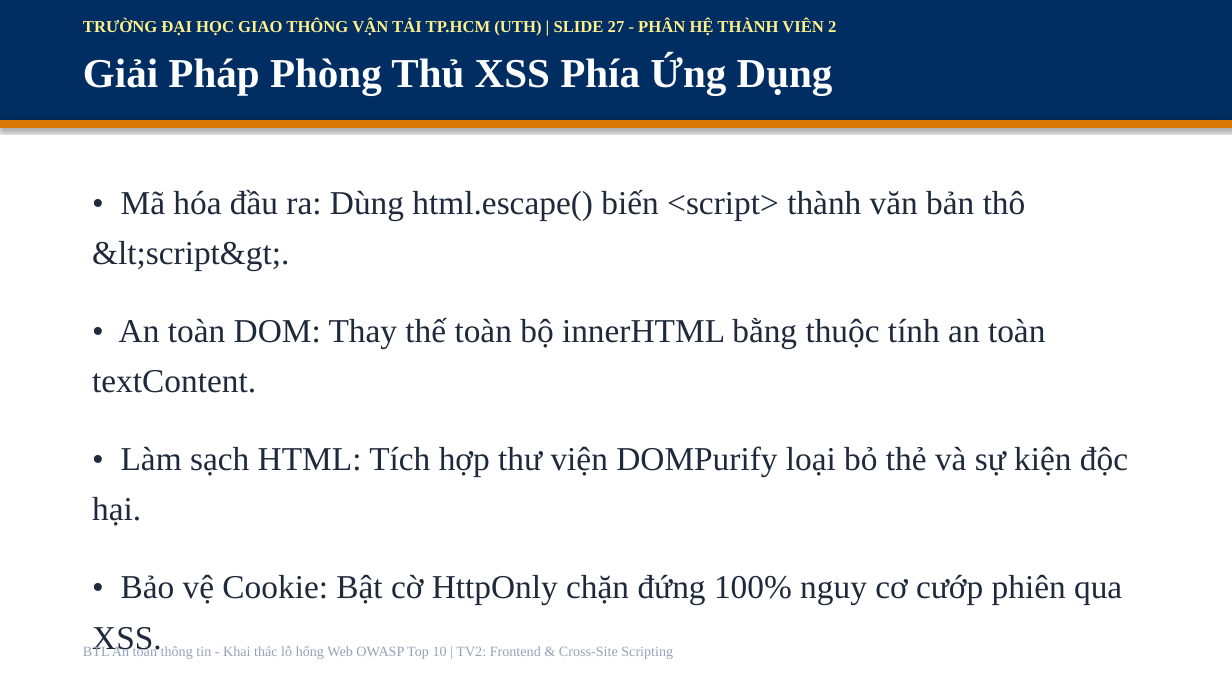
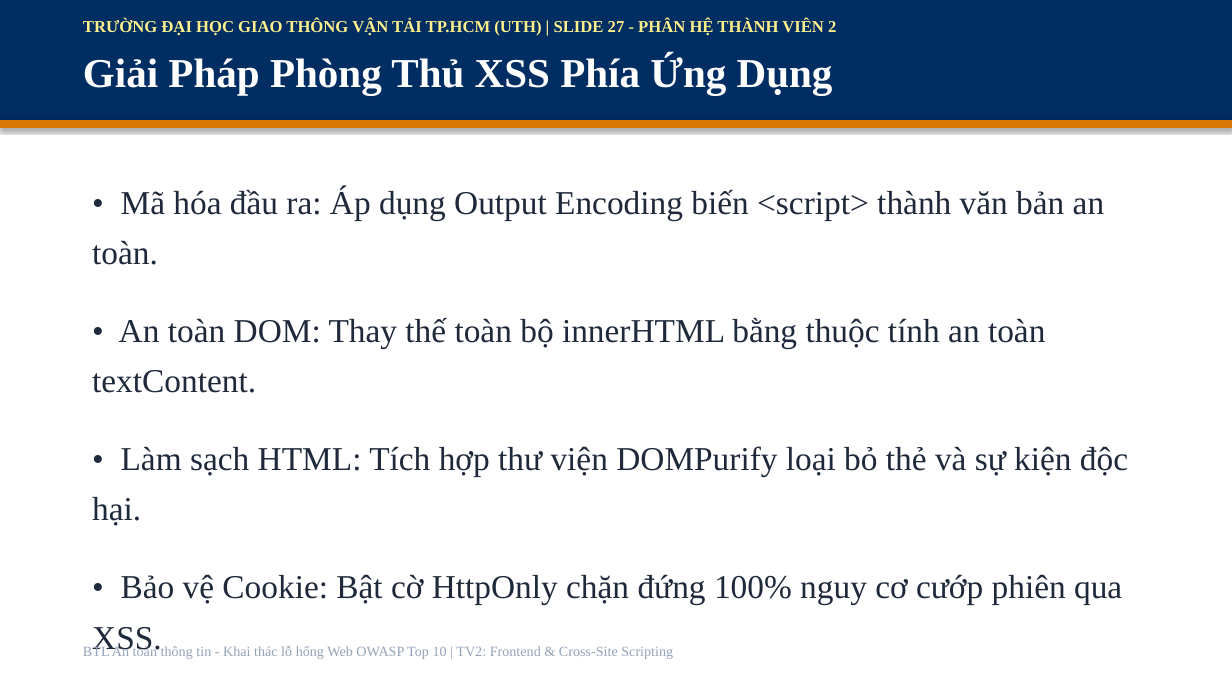
Before and after one commit to xuantrung912/ANM-OWASP-SQLi-XSS, a slide deck: slide 8 of THESIS/draft/TV2_slide.pptx. Drawn at 1232x693 pixels with LibreOffice and Linux fonts; fonts in the diff are those of the drawing. Boxes give left, top, right and bottom in pixels: in the first picture for what was removed or moved away, otherwise in the second. Text is boxed around its words. In the diff, an @@ line names an element or a change of style, - is before the commit and + after.

```diff
--- a/THESIS/draft/TV2_slide.pptx
+++ b/THESIS/draft/TV2_slide.pptx
@@ text at <box>92,187,1104,265</box>: text changed @@
-• Mã hóa đầu ra: Dùng html.escape() biến <script> thành văn bản thô &lt;script&gt;.
+• Mã hóa đầu ra: Áp dụng Output Encoding biến <script> thành văn bản an toàn.
```
Also in this commit, not shown: 21 other files.
